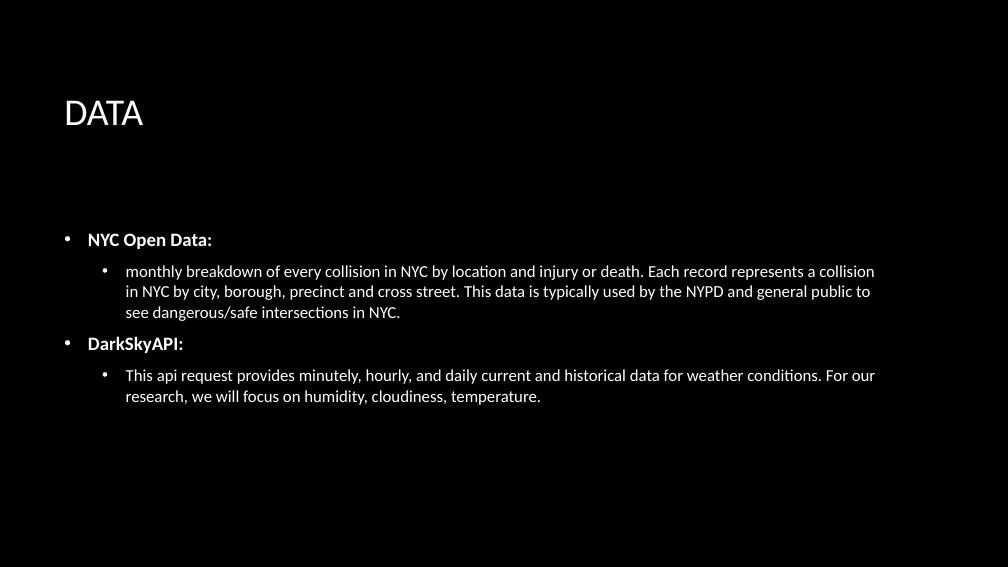
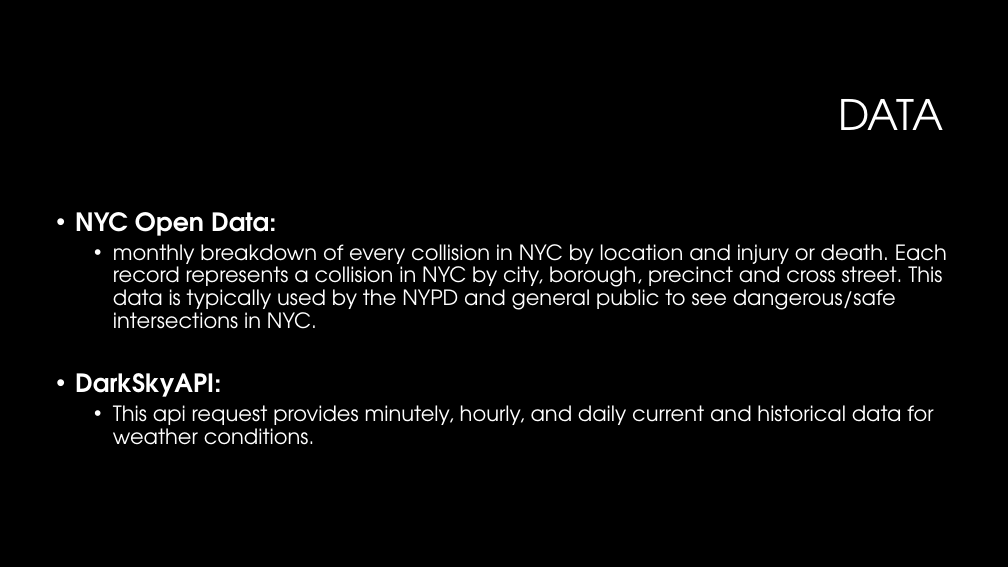
Before and after one commit to huntercash/ProjectOne, a slide deck: slide 5 of reports/Presentation1.pptx (slide 4 before the commit). Drawn at 1008x567 pixels with LibreOffice and Linux fonts; fonts in the diff are those of the drawing; background and template pictures are left out. Boxes give left, top, right and bottom in pixels: in the first picture for what was removed or moved away, otherwise in the second. Text is boxed around its words. In the diff, an @@ line names an element or a change of style, - is before the commit and + after.

```diff
--- a/reports/Presentation1.pptx
+++ b/reports/Presentation1.pptx
@@ title "DATA": place and size @@
-title "DATA" at box(64, 100, 143, 125)
+title "DATA" at box(838, 99, 944, 130)
@@ title "DATA" at box(838, 99, 944, 130): size 36 to 40 pt, font Calibri to TeX Gyre Adventor; alignment left to right; line spacing 1 to 0.9 @@
@@ text "NYC Open Data:": place and size @@
-text "NYC Open Data:" at box(88, 233, 875, 405)
+text "NYC Open Data:" at box(75, 212, 947, 445)
@@ text "NYC Open Data:" at box(75, 212, 947, 445): vertical alignment middle to top @@
@@ text at box(75, 212, 947, 397): size 18 to 24 pt in "NYC Open Data:", "DarkSkyAPI:"; font Calibri to TeX Gyre Adventor in "NYC Open Data:", "monthly breakdown of every collision in NYC ...", "DarkSkyAPI:"; size 16 to 20 pt in "monthly breakdown of every collision in NYC ..."; indent changed; line spacing 1 to 0.9; less space between paragraphs @@
@@ text at box(113, 405, 933, 445): text changed; size 16 to 20 pt; font Calibri to TeX Gyre Adventor @@
-  • This api request provides minutely, hourly, and daily current and historical data for weather conditions. For our research, we will focus on humidity, cloudiness, temperature.
+  • This api request provides minutely, hourly, and daily current and historical data for weather conditions.
```
Also in this commit, not shown: 18 other slides changed, 2 slides added, 2 slides removed, 19 other files.
